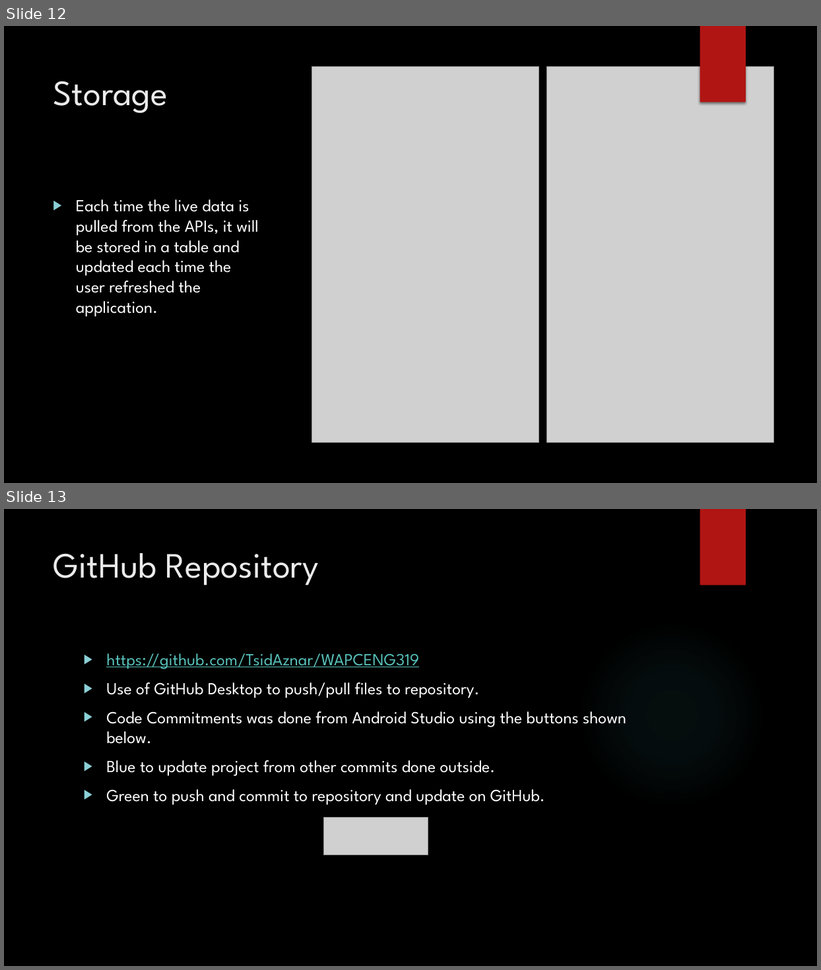
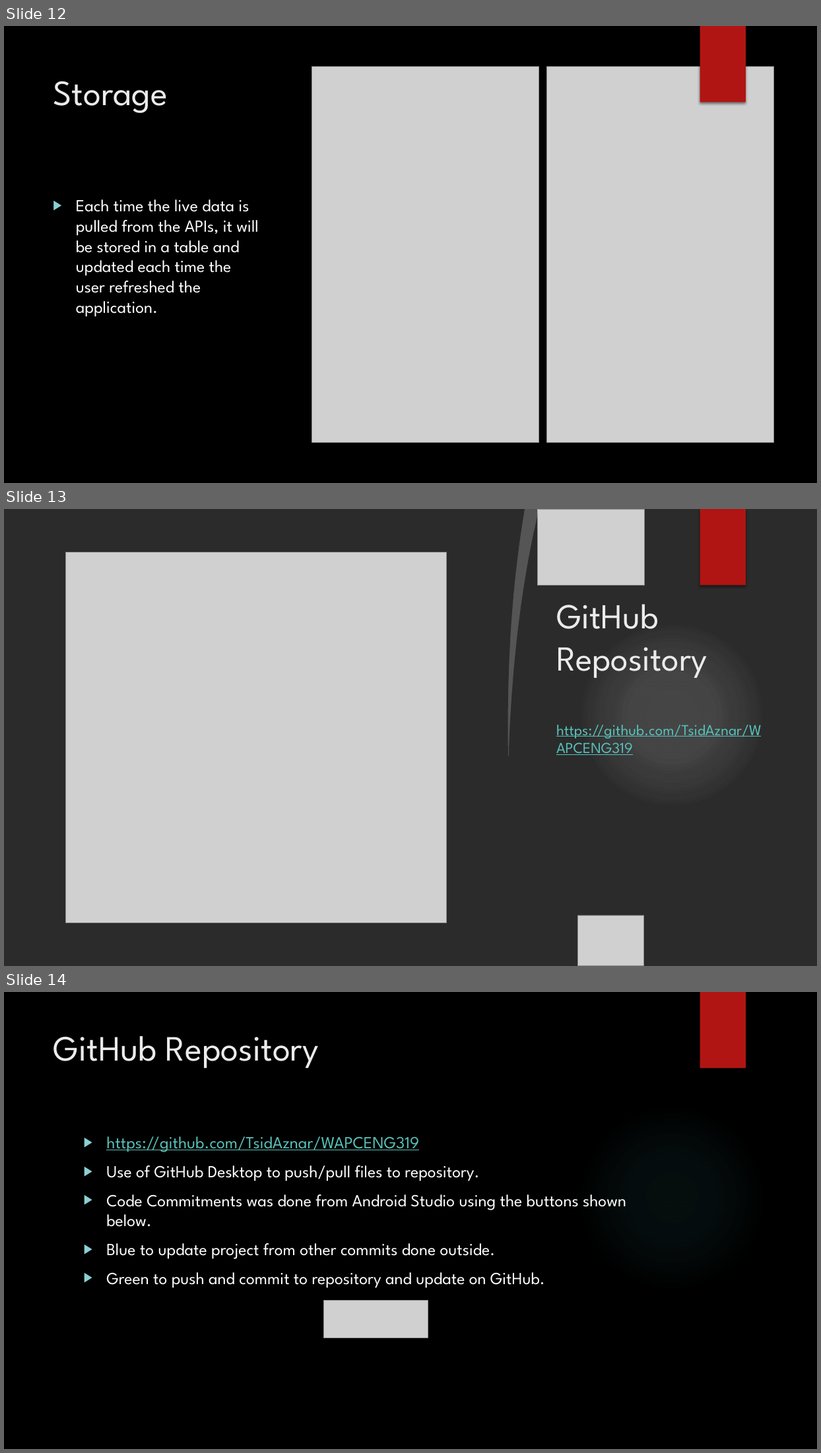
Before and after one commit to TsidAznar/WAPCENG319, a slide deck: Final Presentation.pptx. Shown one above the other, each under a label of ours: slides 12 and 13 before the commit, slides 12, 13 and 14 after it. The pictures are 821x970 and 821x1453 pixels, drawn with LibreOffice and Linux fonts; fonts in the diff are those of the drawing; grey boxes stand for pictures; background and template pictures are left out; a plain dark background stands for a picture behind light text. Boxes give left, top, right and bottom in pixels: in the first picture for what was removed or moved away, otherwise in the second. Text is boxed around its words. In the diff, an @@ line names an element or a change of style, - is before the commit and + after.

```diff
--- a/Final Presentation.pptx
+++ b/Final Presentation.pptx
@@ slide 13 added at (4, 509, 817, 966), background picture (left out) @@
@@ freeform shape added at (4, 509, 525, 966), fill #FFFFFF @@
@@ freeform shape added at (502, 509, 539, 757), fill #FFFFFF at 20% opacity @@
@@ picture added at (538, 509, 644, 586) @@
@@ rectangle added at (700, 509, 746, 586), fill #B01513 @@
@@ picture added at (65, 553, 446, 923) @@
@@ title added at (556, 604, 762, 739), 18 pt, text #58C1BA, underline @@
+GitHub Repository
+https://github.com/TsidAznar/WAPCENG319
@@ ellipse added at (578, 621, 766, 809), fill gradient #F3F3F3 @@
@@ ellipse added at (578, 621, 766, 809), fill gradient #F3F3F3 @@
@@ picture added at (4, 687, 273, 966) @@
@@ picture added at (4, 702, 105, 859) @@
@@ picture added at (578, 916, 644, 966) @@
@@ what was slide 13 is now slide 14 @@
```
